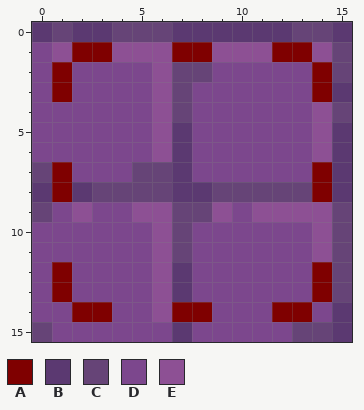
Two versions of one pixel-art sprite, public/games/BobTheBrawler/textures/doorTile.png. The picture above is the old version.
The file is 16x16 pixels.
Palette (. is transparent): A #7f0000  B #5b3971  C #664477  D #7c478d  E #8d5094
Pixels before, first column x 0:
 0 BCBBCCCBBBBBBCCB
 1 DEAAEEEAAEEEAAEC
 2 DADDDDECCDDDDDAC
 3 DADDDDECDDDDDDAB
 4 DDDDDDECDDDDDDEC
 5 DDDDDDEBDDDDDDEB
 6 DDDDDDEBDDDDDDEB
 7 CADDDCCBDDDDDDAB
 8 BABCCCCBBCCCCCAB
 9 CDEDDEECCEDEEEEC
10 DDDDDDECDDDDDDEC
11 DDDDDDECDDDDDDEC
12 DADDDDEBDDDDDDAC
13 DADDDDEBDDDDDDAC
14 DDAADDEAADDDAADB
15 CDDDDDDBDDDDDCCB
And afterwards:
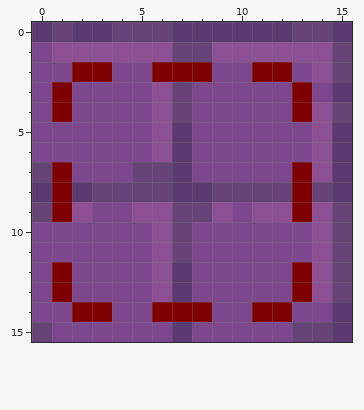
Diff:
Colour C becomes colour A in row 2 at x 7 to 8; in row 8 at x 13.
Colour D becomes colour A in row 2 at x 2 to 3 and 11 to 12; in row 3 at x 13; in row 4 at x 1 and 13; in row 7 at x 13; in row 9 at x 1; in rows 12 to 13 at x 13.
Colour D becomes colour A in row 14 at x 11.
Colour E becomes colour A in row 2 at x 6; in row 9 at x 13; in row 14 at x 6.
Colour A becomes colour C in row 1 at x 7 to 8; in row 8 at x 14.
Colour A becomes colour D in row 2 at x 1; in row 3 at x 14; in row 14 at x 13.
Colour A becomes colour E in row 1 at x 2 to 3 and 12 to 13; in row 2 at x 14; in row 7 at x 14; in rows 12 to 13 at x 14.
Changed places in both pictures, as pixel boxes (x1, y1, x2, y2):
changed: (52, 42, 332, 322)
